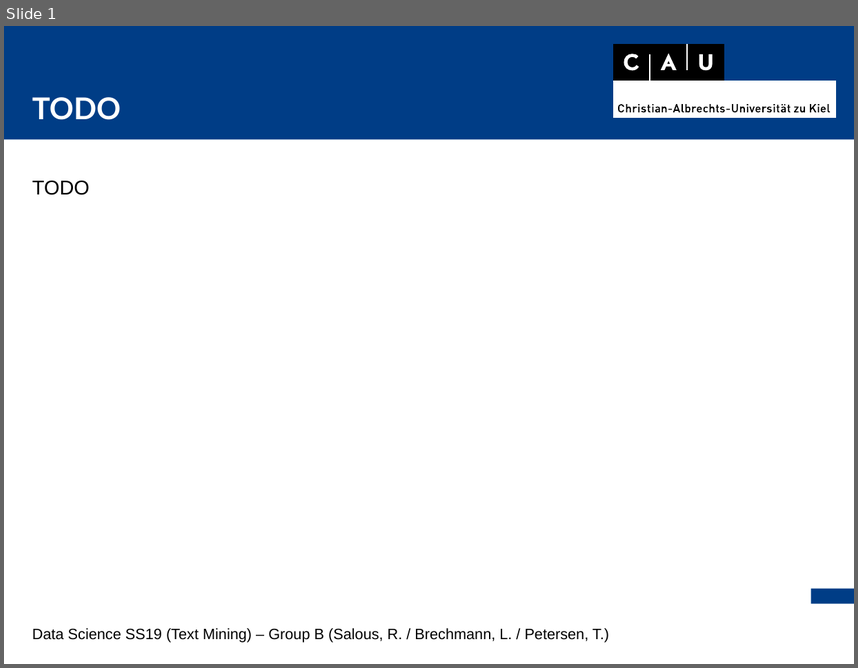
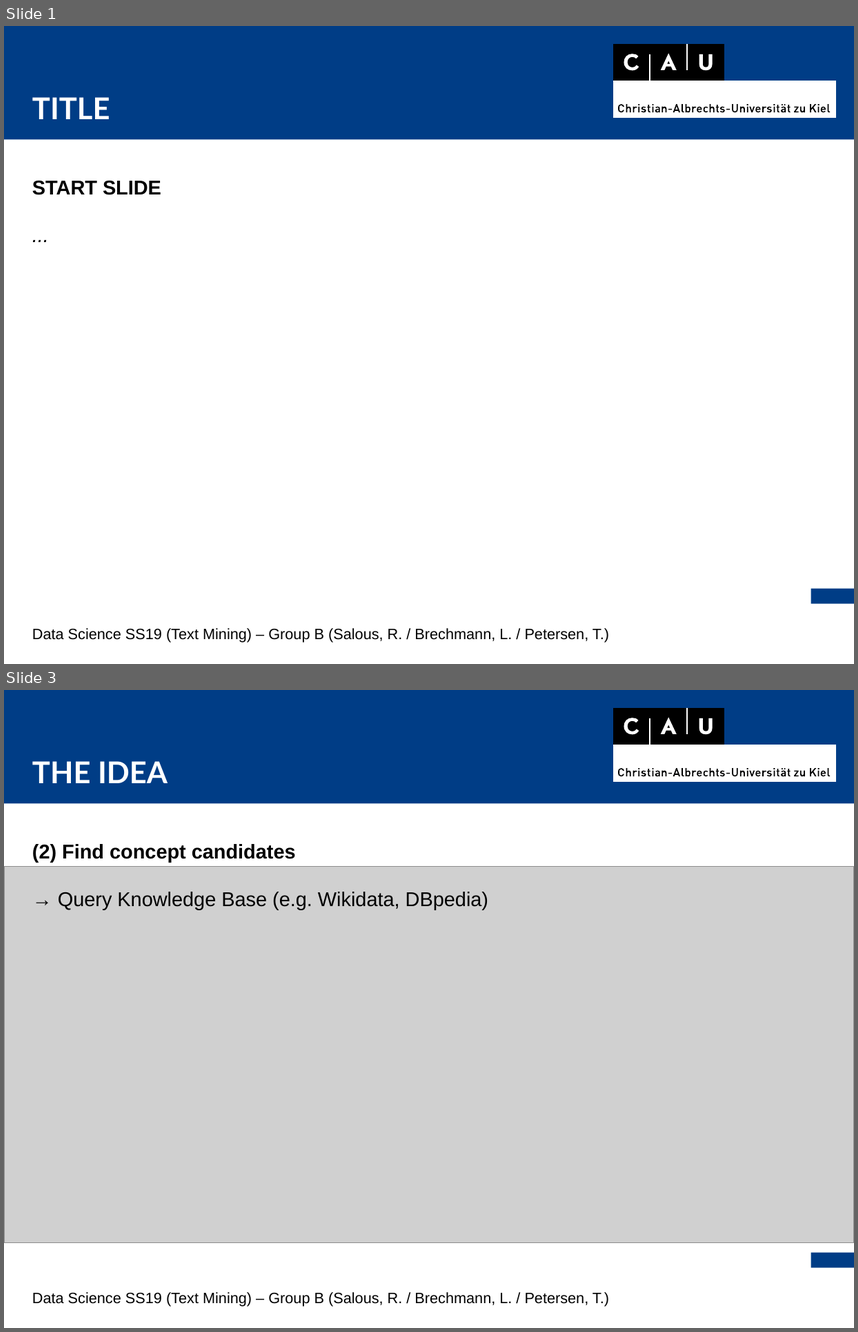
Before and after one commit to thorge/concept-ranking, a slide deck: presentation/pres.odp. Shown one above the other, each under a label of ours: slide 1 before the commit, slides 1 and 3 after it; the slides between them are not shown. The pictures are 858x668 and 858x1332 pixels, drawn with LibreOffice and Linux fonts; fonts in the diff are those of the drawing; grey boxes stand for pictures. Boxes give left, top, right and bottom in pixels: in the first picture for what was removed or moved away, otherwise in the second. Text is boxed around its words. In the diff, an @@ line names an element or a change of style, - is before the commit and + after.

Commit message:
started with presentation slides

```diff
--- a/presentation/pres.odp
+++ b/presentation/pres.odp
@@ slide 3 added at <box>4,690,854,1328</box>, background #FFFFFF; not listed: 10 template elements that a slide beside it also shows @@
@@ text added at <box>32,761,168,783</box>, 24 pt, text #FFFFFF, bold @@
+THE IDEA
@@ text added at <box>32,844,488,910</box>, 16 pt, text #000000 @@
+(2) Find concept candidates
+→ Query Knowledge Base (e.g. Wikidata, DBpedia)
@@ picture added at <box>4,867,854,1242</box> @@
@@ text added at <box>32,1292,609,1306</box>, 12 pt, text #000000 @@
+Data Science SS19 (Text Mining) – Group B (Salous, R. / Brechmann, L. / Petersen, T.)
@@ slide 1 changed as well @@
@@ text at <box>32,97,110,119</box>: text changed @@
-TODO
+TITLE
@@ text at <box>32,180,161,195</box>: text changed; bold on @@
-TODO
+START SLIDE
+...
```
Also in this commit, not shown: 2 other slides added, 1 other file.
